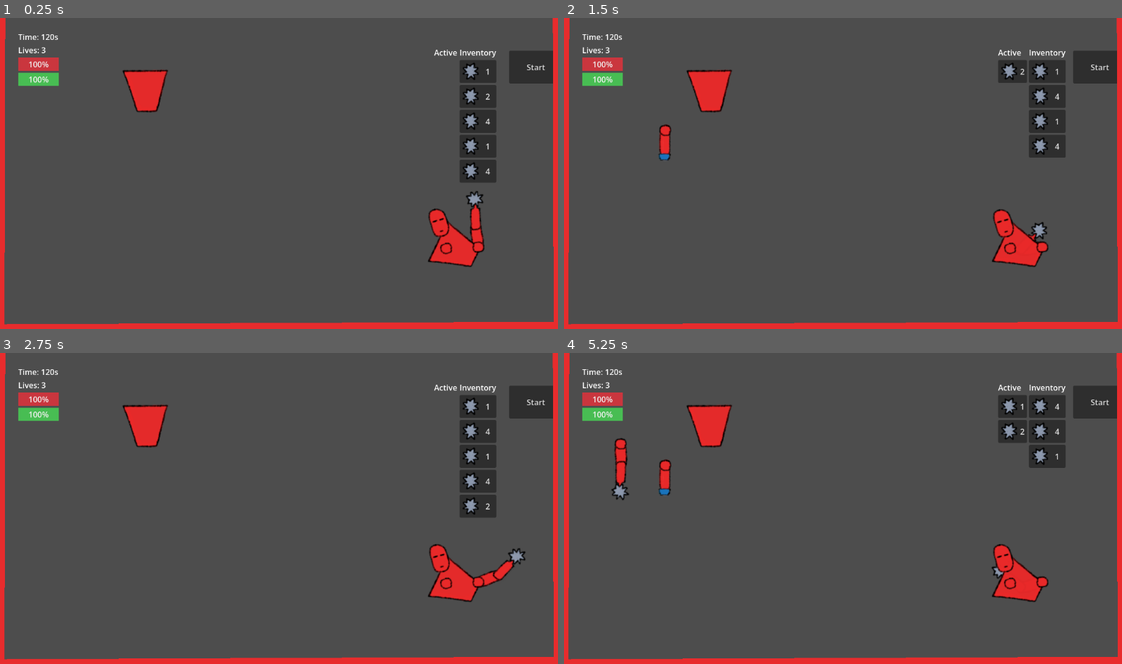
Above: before the commit, frames 1-4 (two rows, left to right).
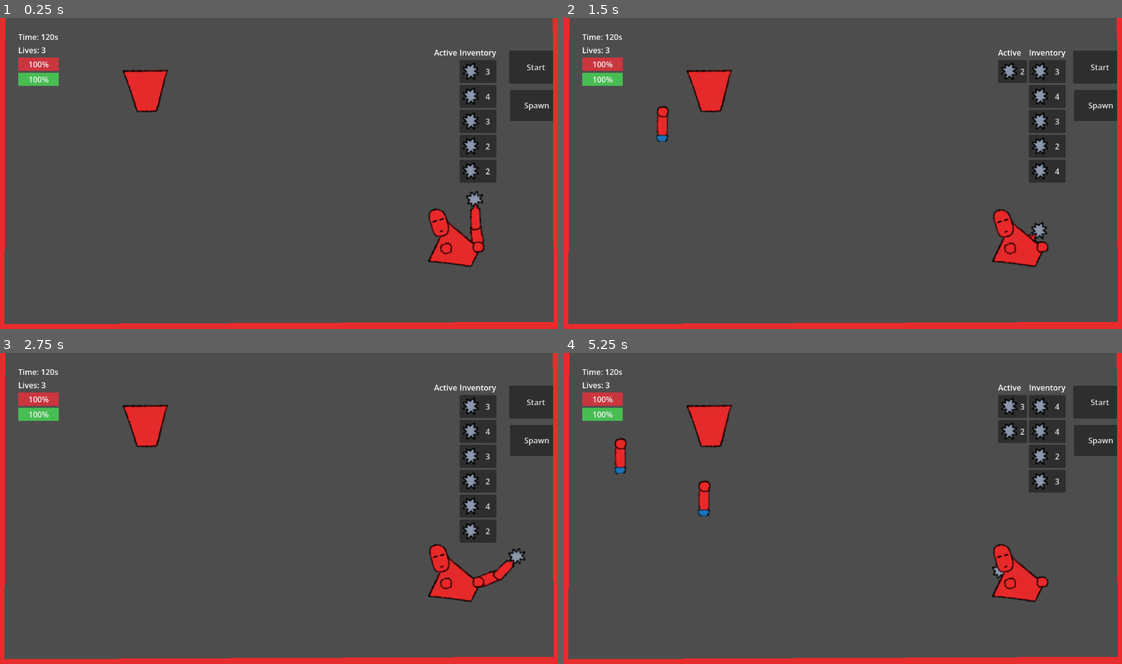
Above: after the commit, the same moments.

Repository: Lievven/StrugglingSupers
Game: Godot game, scene res://scenes/hero_builder.tscn
The game is run twice, just before and just after one commit, with the same random seed, the same clock (stepped at 60 frames per second) and the same inputs.
Inputs (mouse positions are in pixels of both pictures, inside the frame that each line leads up to):
- Up to frame 1 (0.25 s): no input
- Up to frame 2 (1.5 s): click (1099, 105) at 0.5 s, where only the run after the commit has a clickable "Spawn"; click "2" at 1.25 s
- Up to frame 3 (2.75 s): click "2" at 2 s
- Up to frame 4 (5.25 s): click (1043, 405) at 2.75 s, where only the run after the commit has a clickable "3"; click (1010, 405) at 3.5 s, where only the run after the commit has a clickable "3"; click (1043, 430) at 4.25 s, where only the run after the commit has a clickable "3"; click "2" at 5 s

The runs differ from the first frame. In frame 1, 0.8% of the frame differs, in the area x 86-100%, y 16-51%; in frame 2, 1.6%; in frame 3, 1.3%; in frame 4, 2.0%, in the area x 8-100%, y 16-53%.

Commit message:
Implemented drag-lock, balanced legs.

Diff:
--- /dev/null
+++ b/scenes/components/aiming_component.tscn
@@ -0,0 +1,7 @@
+[gd_scene format=3 uid="uid://cmp7nfoakbf16"]
+
+[ext_resource type="Script" uid="uid://b8udengjpgxcl" path="res://scripts/aiming_component.gd" id="1_iysnv"]
+
+[node name="AimingComponent" type="Marker2D" unique_id=836022233]
+rotation = -1.5707964
+script = ExtResource("1_iysnv")
--- a/scenes/hero_builder.tscn
+++ b/scenes/hero_builder.tscn
@@ -85,6 +85,7 @@
 [node name="DebugController" type="Node2D" parent="SpawnController" unique_id=1335336285 node_paths=PackedStringArray("spawn_controller")]
 script = ExtResource("5_kapho")
 spawn_controller = NodePath("..")
+drag_reload_factor = 0.4
 
 [node name="BasePart" parent="." unique_id=1069959148 instance=ExtResource("1_0q20k")]
 visible = false
--- a/scenes/main_ui.tscn
+++ b/scenes/main_ui.tscn
@@ -10,7 +10,7 @@
 [sub_resource type="StyleBoxFlat" id="StyleBoxFlat_e6fyy"]
 bg_color = Color(0.28235295, 0.7411765, 0.3254902, 1)
 
-[node name="MainUi" type="Control" unique_id=2067656458 node_paths=PackedStringArray("inventory", "player_hp_label", "enemy_hp_label", "lives_label")]
+[node name="MainUi" type="Control" unique_id=2067656458 node_paths=PackedStringArray("inventory", "player_hp_label", "enemy_hp_label", "lives_label", "time_display")]
 custom_minimum_size = Vector2(100, 100)
 layout_mode = 3
 anchors_preset = 15
@@ -30,6 +30,8 @@
 player_hp_label = NodePath("VBoxContainer/PlayerHealthBar")
 enemy_hp_label = NodePath("VBoxContainer/EnemyHealthBar")
 lives_label = NodePath("VBoxContainer/Lives")
+level_time = 60
+time_display = NodePath("VBoxContainer/TimeRemaining")
 
 [node name="StartButton" type="Button" parent="." unique_id=1479893514]
 layout_mode = 1
@@ -42,7 +44,6 @@
 text = "Start"
 
 [node name="AddLimbButton" type="Button" parent="." unique_id=1950210347]
-visible = false
 layout_mode = 1
 anchors_preset = 1
 anchor_left = 1.0
--- /dev/null
+++ b/scenes/parts/angular_component.tscn
@@ -0,0 +1,7 @@
+[gd_scene format=3 uid="uid://c6sa0f6mivt3p"]
+
+[ext_resource type="Script" uid="uid://c1c14x76h5flb" path="res://scripts/angular_component.gd" id="1_ba38j"]
+
+[node name="AngularComponent" type="Node2D" unique_id=352158798 node_paths=PackedStringArray("angular_parent")]
+script = ExtResource("1_ba38j")
+angular_parent = NodePath("")
--- a/scenes/parts/base_body.tscn
+++ b/scenes/parts/base_body.tscn
@@ -8,6 +8,7 @@
 collision_mask = 65537
 input_pickable = true
 freeze = true
+angular_damp = 5.0
 script = ExtResource("1_a7mix")
 
 [node name="Sprite2D" type="Sprite2D" parent="." unique_id=411443742]
--- a/scenes/parts/motor_leg.tscn
+++ b/scenes/parts/motor_leg.tscn
@@ -2,7 +2,7 @@
 
 [ext_resource type="PackedScene" uid="uid://cq522q5rssv3t" path="res://scenes/components/drag_joint.tscn" id="1_xqjke"]
 [ext_resource type="Texture2D" uid="uid://3ypl8lj71qmc" path="res://assets/leg_1.png" id="2_5u4nb"]
-[ext_resource type="Script" uid="uid://c1c14x76h5flb" path="res://scripts/angular_component.gd" id="3_xqjke"]
+[ext_resource type="PackedScene" uid="uid://c6sa0f6mivt3p" path="res://scenes/parts/angular_component.tscn" id="3_xqjke"]
 
 [sub_resource type="PhysicsMaterial" id="PhysicsMaterial_xqjke"]
 friction = 10.0
@@ -13,14 +13,15 @@
 
 [node name="DragJoint" unique_id=518220694 instance=ExtResource("1_xqjke")]
 node_b = NodePath("RigidBody2D")
-angular_limit_lower = -0.2617994
-angular_limit_upper = 0.2617994
+angular_limit_lower = -0.017453292
+angular_limit_upper = 0.017453292
 motor_target_velocity = 0.48624873
 
 [node name="RigidBody2D" type="RigidBody2D" parent="." index="1" unique_id=1926469242]
 position = Vector2(-2, 92)
 collision_layer = 512
 physics_material_override = SubResource("PhysicsMaterial_xqjke")
+angular_damp = 7.0
 
 [node name="Sprite2D" type="Sprite2D" parent="RigidBody2D" index="0" unique_id=562422721]
 position = Vector2(0, -67)
@@ -30,6 +31,5 @@
 position = Vector2(1, -66)
 shape = SubResource("CapsuleShape2D_8v1c3")
 
-[node name="AngularComponent" type="Node2D" parent="RigidBody2D" index="2" unique_id=1060834535 node_paths=PackedStringArray("angular_parent")]
-script = ExtResource("3_xqjke")
+[node name="AngularComponent" parent="RigidBody2D" index="2" unique_id=352158798 node_paths=PackedStringArray("angular_parent") instance=ExtResource("3_xqjke")]
 angular_parent = NodePath("../..")
--- a/scenes/parts/rocket_leg.tscn
+++ b/scenes/parts/rocket_leg.tscn
@@ -3,19 +3,20 @@
 [ext_resource type="PackedScene" uid="uid://cq522q5rssv3t" path="res://scenes/components/drag_joint.tscn" id="1_17waf"]
 [ext_resource type="Texture2D" uid="uid://3ypl8lj71qmc" path="res://assets/leg_1.png" id="2_ksfmv"]
 [ext_resource type="PackedScene" uid="uid://b8erbv6tgi7rs" path="res://scenes/components/impulse_component.tscn" id="3_8v1c3"]
+[ext_resource type="PackedScene" uid="uid://cmp7nfoakbf16" path="res://scenes/components/aiming_component.tscn" id="4_8v1c3"]
 
 [sub_resource type="CapsuleShape2D" id="CapsuleShape2D_8v1c3"]
 height = 74.0
 
 [node name="DragJoint" unique_id=518220694 instance=ExtResource("1_17waf")]
 node_b = NodePath("RigidBody2D")
-angular_limit_enabled = true
 angular_limit_lower = -0.2617994
 angular_limit_upper = 0.2617994
 
 [node name="RigidBody2D" type="RigidBody2D" parent="." index="1" unique_id=1926469242]
 position = Vector2(-2, 92)
 collision_layer = 512
+angular_damp = 1.0
 
 [node name="Sprite2D" type="Sprite2D" parent="RigidBody2D" index="0" unique_id=562422721]
 position = Vector2(0, -67)
@@ -27,4 +28,10 @@
 
 [node name="ImpulseComponent" parent="RigidBody2D" index="2" unique_id=1134326734 instance=ExtResource("3_8v1c3")]
 position = Vector2(2, -91)
-impulse_force = 100.0
+impulse_force = 600.0
+impulse_delay = 2.0
+
+[node name="AimingComponent" parent="RigidBody2D" index="3" unique_id=836022233 node_paths=PackedStringArray("aiming_part", "joint") instance=ExtResource("4_8v1c3")]
+position = Vector2(2, -92)
+aiming_part = NodePath("..")
+joint = NodePath("../..")
--- /dev/null
+++ b/scripts/aiming_component.gd
@@ -0,0 +1,23 @@
+extends Marker2D
+
+@export var aiming_part: RigidBody2D
+@export var joint: DragJoint
+var enemy: RigidBody2D
+
+func _ready() -> void:
+	main_ui.connect("start_battle", start_battle)
+
+func start_battle():
+	if joint.is_player:
+		var e: Node2D = main_ui.enemy_controller.active_enemy
+		enemy = e.find_child("BasePart")
+	else:
+		enemy = main_ui.inventory.spawn_controller.parent_body
+
+func _physics_process(delta: float) -> void:
+	if not enemy:
+		return
+
+	var target_position = enemy.global_position
+	var target_angle = get_angle_to(target_position)
+	aiming_part.apply_torque(target_angle * joint.physics_force)
--- a/scripts/debug_controller.gd
+++ b/scripts/debug_controller.gd
@@ -1,6 +1,11 @@
 extends Node2D
 
 @export var spawn_controller: SpawnController
+
+@export var max_drag_time: float = 1.0
+@export var drag_reload_factor: float = 0.2
+@onready var drag_time = max_drag_time
+var can_drag = true
 
 var draggable = null
 var drag_handle = Vector2(0, 0)
@@ -8,25 +13,42 @@
 
 
 func _physics_process(delta: float) -> void:
-	if draggable:
-		_drag_target()
+	_drag_target(delta)
 
 
 func _unhandled_input(event):
 	if event is InputEventMouseButton \
 	and not event.pressed \
-	and event.button_index == MOUSE_BUTTON_LEFT \
-	and draggable:
-		draggable.constant_force = Vector2(0, 0)
-		draggable.linear_damp_mode = RigidBody2D.DAMP_MODE_COMBINE
-		draggable.linear_damp = 1.0
-		draggable = null
+	and event.button_index == MOUSE_BUTTON_LEFT:
+		_end_drag()
+
+
+func _end_drag():
+	if not draggable:
 		return
 
+	draggable.constant_force = Vector2(0, 0)
+	draggable.linear_damp_mode = RigidBody2D.DAMP_MODE_COMBINE
+	draggable.linear_damp = 1.0
+	draggable = null
 
-func _drag_target():
+
+func _drag_target(delta: float):
+	if not can_drag or not draggable:
+		drag_time += delta * drag_reload_factor
+		if drag_time >= max_drag_time:
+			drag_time = max_drag_time
+		if drag_time >= max_drag_time / 2.0:
+			can_drag = true
+		return
+
 	var target_position = get_viewport().get_mouse_position() - draggable.position
 	draggable.constant_force = target_position * approach_force
+
+	drag_time -= delta
+	if drag_time < 0:
+		can_drag = false
+		_end_drag()
 
 
 func _on_part_input_event(viewport, event, shape_idx):
@@ -34,7 +56,7 @@
 		return
 
 	if event.button_index == MOUSE_BUTTON_LEFT:
-		if event.pressed:
+		if event.pressed and can_drag:
 			draggable = spawn_controller.parent_body
 			draggable.linear_damp_mode = RigidBody2D.DAMP_MODE_REPLACE
 			draggable.linear_damp = 20
--- a/scripts/inventory.gd
+++ b/scripts/inventory.gd
@@ -10,10 +10,28 @@
 	call_deferred("initial_generation")
 
 func initial_generation():
-	$ReserveParts.add_child(generate_new_part_button())
-	$ReserveParts.add_child(generate_new_part_button())
-	$ReserveParts.add_child(generate_new_part_button())
-	$ReserveParts.add_child(generate_new_part_button())
+	clear_part_buttons(0, 0)
+	generate_new_part_buttons(5)
+
+
+func clear_part_buttons(remaining_active: int, remaining_reserve: int):
+	var i = 0
+	for c in $ActiveParts.get_children():
+		if c is PartButton:
+			i += 1
+			if i <= remaining_active:
+				continue
+			spawn_controller.remove_limb(c.spawn_slot)
+			c.queue_free()
+
+	i=0
+	for c in $ReserveParts.get_children():
+		if c is PartButton:
+			i += 1
+			if i <= remaining_reserve:
+				continue
+			c.queue_free()
+
 
 func reset_level():
 	spawn_controller.reset_level()
@@ -21,18 +39,31 @@
 		if b is PartButton:
 			spawn_controller.spawn_limb(b.part_id, b.spawn_slot, b.target_position, b)
 
-	$ReserveParts.add_child(generate_new_part_button())
-	$ReserveParts.add_child(generate_new_part_button())
+	generate_new_part_buttons(2)
 
 
 
-func generate_new_part_button():
-	var part_button = part_button_scene.instantiate()
-	part_button.connect("part_button_pressed", _on_part_button_pressed)
-	part_button.part_id = randi_range(1, spawn_controller.limb_scenes.size() - 1)
-	part_button.text = str(part_button.part_id)
-	return part_button
+func generate_new_part_buttons(amount: int = 1):
+	remove_excess_buttons(11 - amount)
+	for i in range(amount):
+		var part_button = part_button_scene.instantiate()
+		part_button.connect("part_button_pressed", _on_part_button_pressed)
+		part_button.part_id = randi_range(1, spawn_controller.limb_scenes.size() - 1)
+		part_button.text = str(part_button.part_id)
+		$ReserveParts.add_child(part_button)
 
+
+func remove_excess_buttons(max_amount: int = 10):
+	var counter = 0
+	for c in $ActiveParts.get_children():
+		if c is PartButton:
+			counter += 1
+	for c in $ReserveParts.get_children():
+		if not c is PartButton:
+			continue
+		counter += 1
+		if counter >= max_amount:
+			c.queue_free()
 
 
 func _on_part_button_pressed(button: PartButton) -> void:
--- a/scripts/main_ui.gd
+++ b/scripts/main_ui.gd
@@ -7,14 +7,20 @@
 @export var player_hp_label: ProgressBar
 @export var enemy_hp_label: ProgressBar
 @export var lives_label: Label
+@export var level_time: int = 120
+@export var time_display: Label
+@export var default_lives: int = 3
+
+@onready var remaining_time = level_time
+var millis = 0
+
 var player_hp = 100
 var enemy_hp = 100
-var lives = 3
+@onready var lives = default_lives
 
 var game_playing = true
-var game_paused = false
+var game_paused = true
 var won = true
-
 
 var enemy_controller: EnemyController
 
@@ -22,21 +28,45 @@
 signal debug_spawn
 
 
+func _process(delta: float) -> void:
+	advance_timer(delta)
+
+func advance_timer(delta):
+	if game_paused:
+		return
+
+	millis += delta
+	if remaining_time <= 0 and millis >= 1:
+		if enemy_hp > 0:
+			lose_round()
+		return
+
+	if millis >= 1.0:
+		millis -= 1
+		remaining_time -= 1
+		time_display.text = "Time : " + str(remaining_time) + "s"
+
+
+
+
 func damage_player(amount: int):
+	if game_paused:
+		return
 	player_hp -= amount
 	set_player_hp(player_hp)
 
 func damage_enemy(amount: int):
+	if game_paused:
+		return
 	enemy_hp -= amount
 	set_enemy_hp(enemy_hp)
 
 func win_round():
 	won = true
+	game_paused = true
 	spawn_game_outcome("Foe Slain!")
 
 func lose_round():
-	if game_paused:
-		return
 	won = false
 	game_paused = true
 	lives -= 1
@@ -66,13 +96,26 @@
 
 
 
+func set_inventory_visibility(is_visible):
+	$Inventory.visible = is_visible
+	$StartButton.visible = is_visible
+
 
 func reset_level():
-	game_paused = false
+	remaining_time = level_time
 	set_player_hp(100)
 	set_enemy_hp(100)
 	enemy_controller.reset_level(won)
 	$Inventory.reset_level()
+	set_inventory_visibility(true)
+
+
+
+func reset_game():
+	reset_level()
+	lives = default_lives
+	lives_label.text = "Lives: " + str(lives)
+	inventory.initial_generation()
 
 
 func _teleport(node, target: Vector2 = Vector2(0, 0)):
@@ -85,9 +128,6 @@
 	node.position = target
 
 
-func reset_game():
-	pass
-
 
 func game_over(won: bool = false):
 	game_playing = false
@@ -98,11 +138,13 @@
 
 
 func _on_start_button_pressed() -> void:
+	set_inventory_visibility(false)
+	game_paused = false
 	emit_signal("start_battle")
 
 
 func _on_add_limb_button_pressed() -> void:
-	emit_signal("debug_spawn")
+	$Inventory.generate_new_part_buttons()
 
 
 func _on_teleport_button_pressed() -> void:
--- a/scripts/spawn_controller.gd
+++ b/scripts/spawn_controller.gd
@@ -18,7 +18,6 @@
 
 	call_deferred("reset_level")
 
-	print(get_viewport().get_visible_rect().size)
 
 func reset_level():
 	spawn_base(0, Vector2(300, 150))
Not shown, added: scripts/aiming_component.gd.uid
